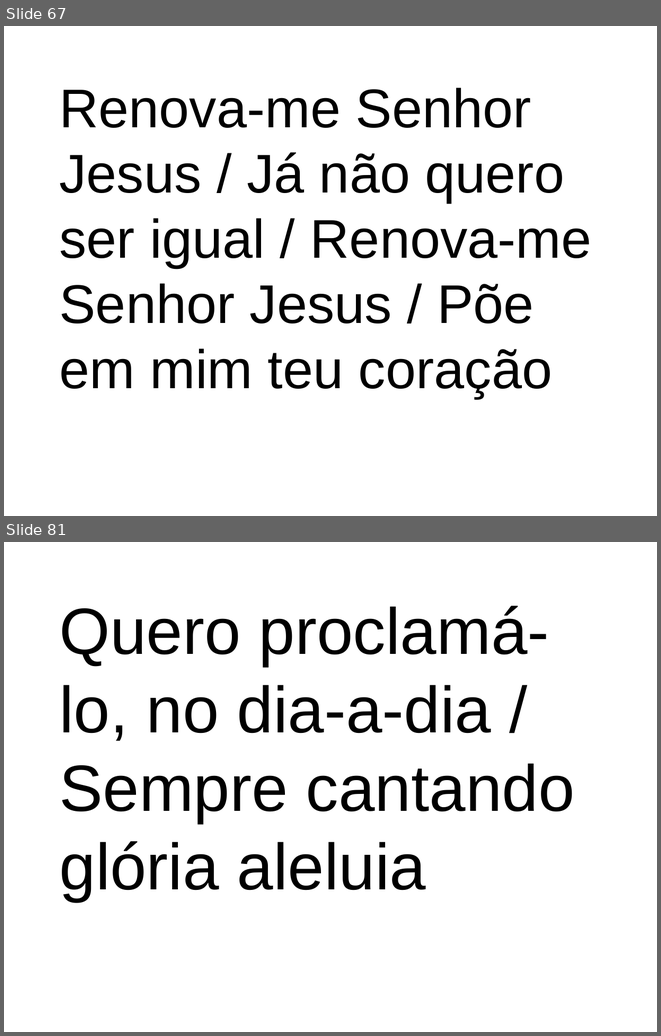
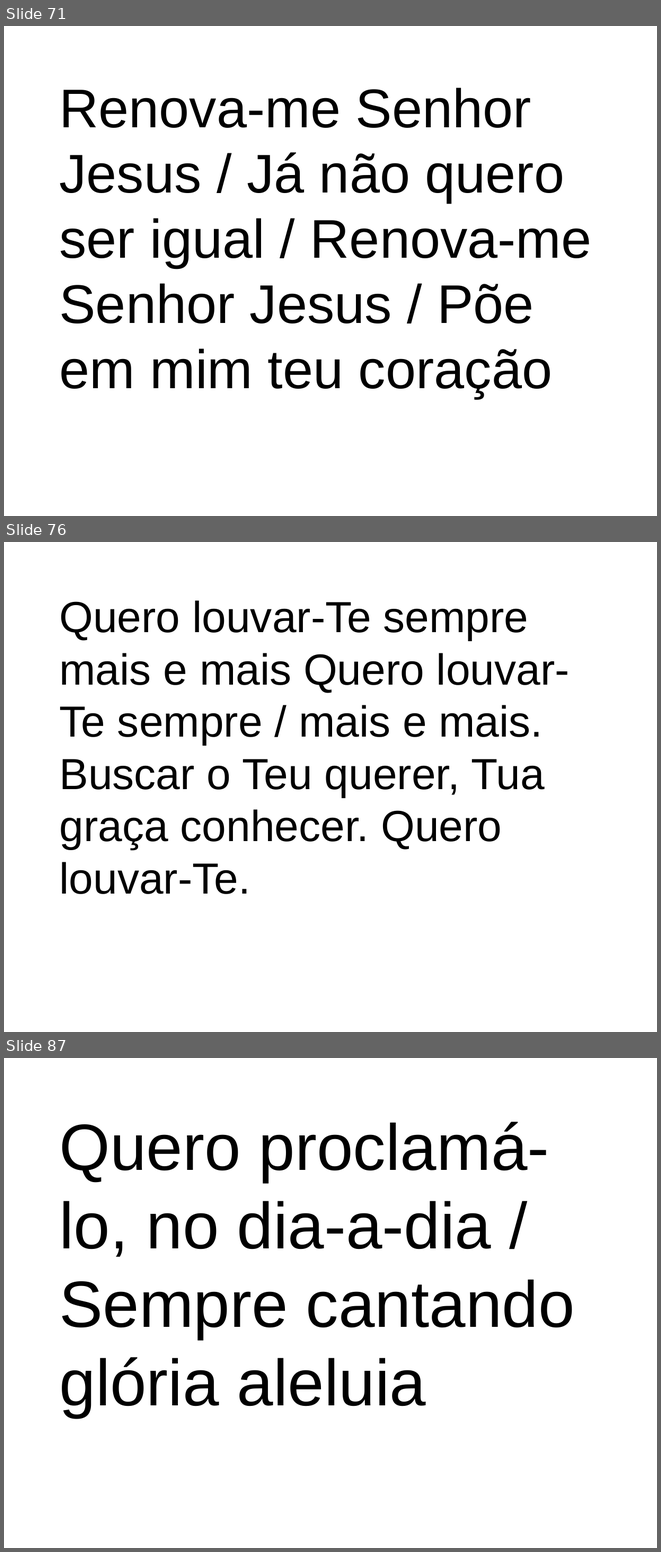
Before and after one commit to inmjava/MissaGenerator, a slide deck: cantos-ppt.ppt. Shown one above the other, each under a label of ours: slides 67 and 81 before the commit, slides 71, 76 and 87 after it; the slides between them are not shown. The pictures are 661x1036 and 661x1552 pixels, drawn with LibreOffice and Linux fonts; fonts in the diff are those of the drawing. Boxes give left, top, right and bottom in pixels: in the first picture for what was removed or moved away, otherwise in the second. Text is boxed around its words. In the diff, an @@ line names an element or a change of style, - is before the commit and + after.

```diff
--- a/cantos-ppt.ppt
+++ b/cantos-ppt.ppt
@@ slide 76 added at [4, 542, 657, 1032], background #FFFFFF @@
@@ title added at [60, 600, 570, 894], 48 pt, text #000000 @@
+Quero louvar-Te sempre mais e mais Quero louvar-Te sempre / mais e mais. Buscar o Teu querer, Tua graça conhecer. Quero louvar-Te.
@@ what was slide 67 is now slide 71 @@
@@ what was slide 81 is now slide 87 @@
```
Also in this commit, not shown: 44 slides changed, 6 other slides added, 1 slide removed, 2 other files.
